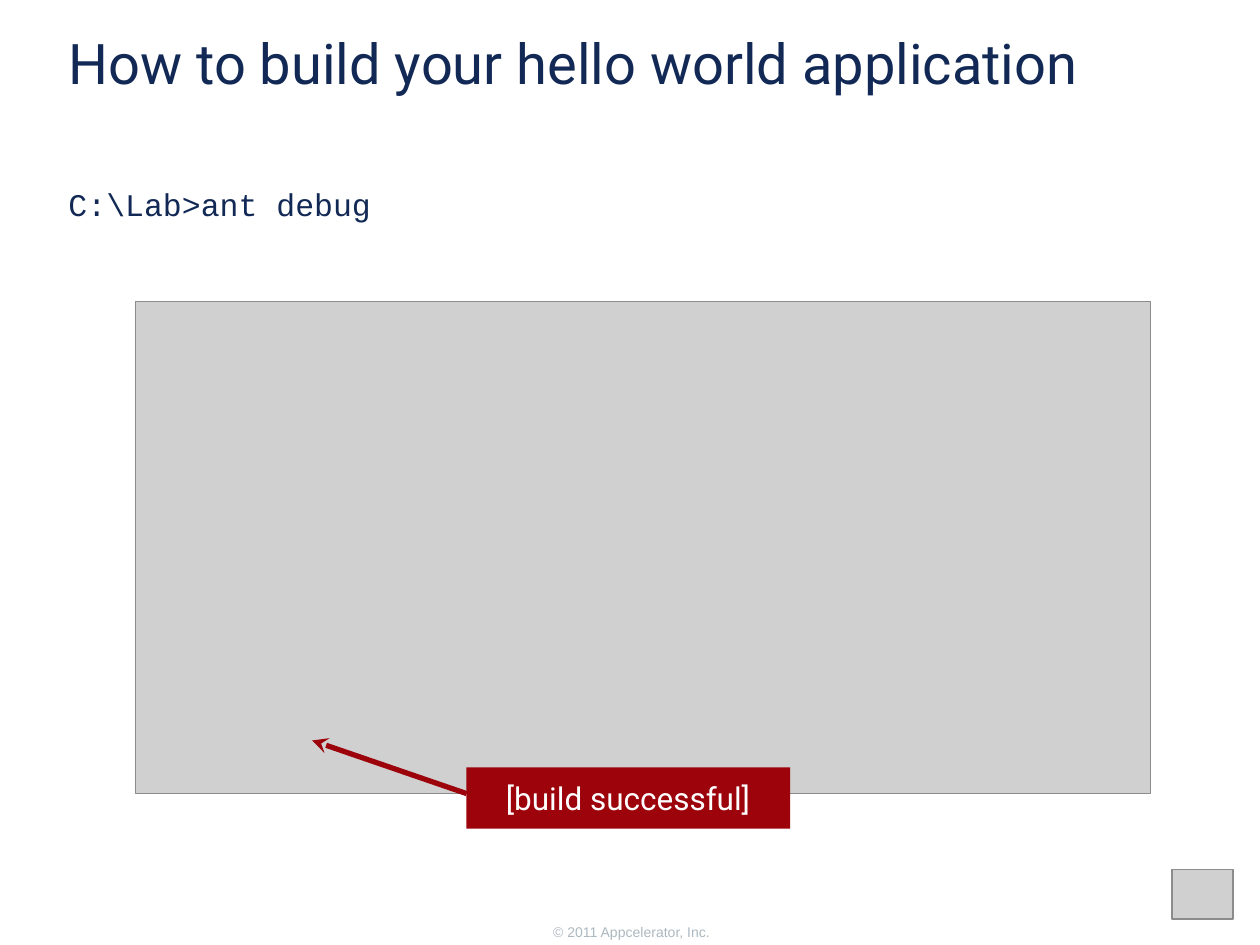
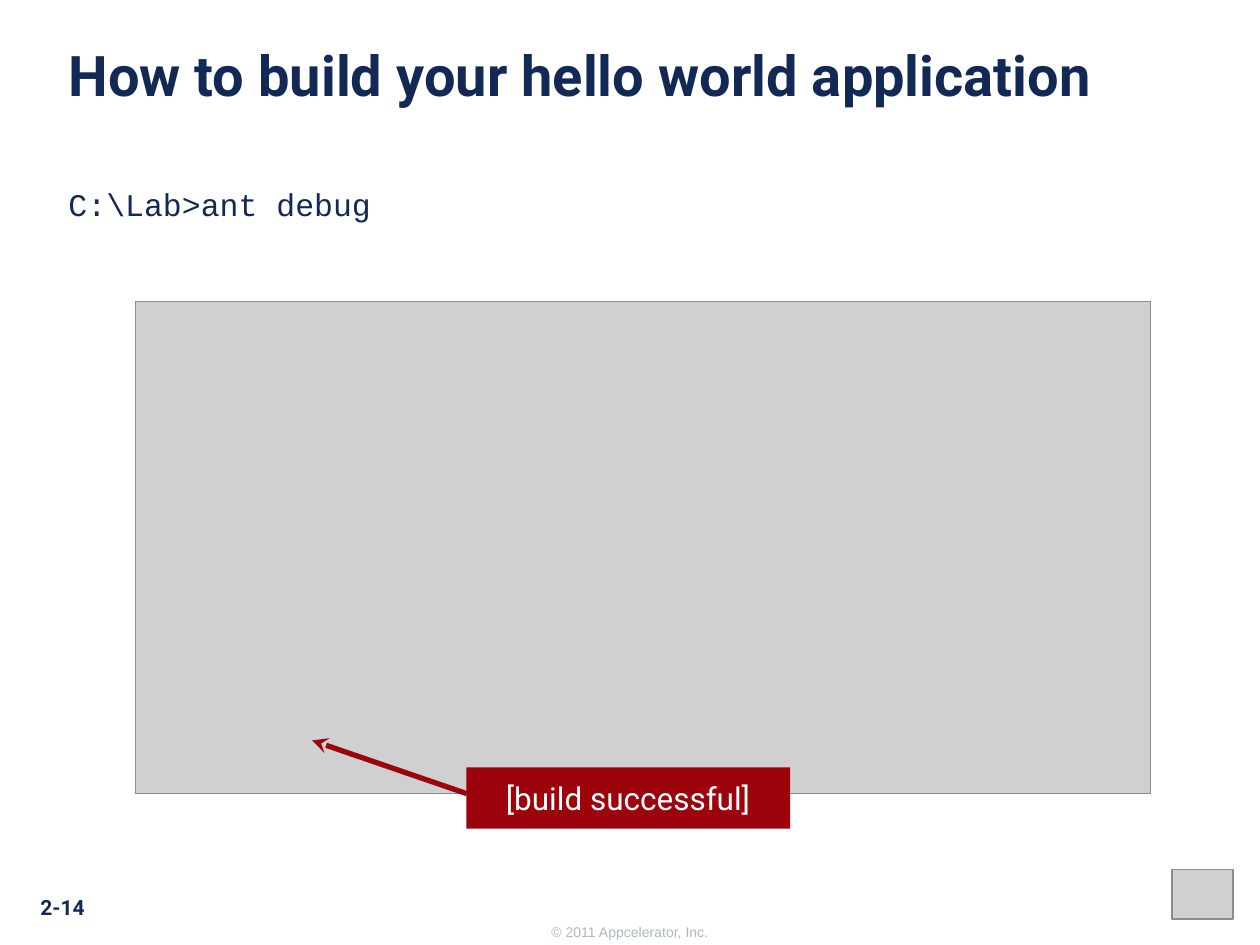
Before and after one commit to appcelerator-training-archive/tcad_certification, a slide deck: slide 14 of 210/210.ppt. Drawn at 1260x945 pixels with LibreOffice and Linux fonts; fonts in the diff are those of the drawing; grey boxes stand for pictures; background and template pictures are left out. Boxes give left, top, right and bottom in pixels: in the first picture for what was removed or moved away, otherwise in the second. Text is boxed around its words. In the diff, an @@ line names an element or a change of style, - is before the commit and + after.

```diff
--- a/210/210.ppt
+++ b/210/210.ppt
@@ text "How to build your hello ...": place and size @@
-text "How to build your hello ..." at [68, 42, 1077, 96]
+text "How to build your hello ..." at [68, 54, 1091, 108]
@@ text "How to build your hello ..." at [68, 54, 1091, 108]: bold on @@
@@ page number added at [40, 900, 84, 915], 12 pt, text #122956, bold @@
+2-14
@@ text added at [566, 927, 709, 940], 8 pt, text #ACB8C0 @@
+© 2011 Appcelerator, Inc.
@@ text removed at [567, 927, 710, 940] @@
-© 2011 Appcelerator, Inc.
```
Also in this commit, not shown: 27 other slides changed, 1 slide added, 5 slides removed, 54 other files.
